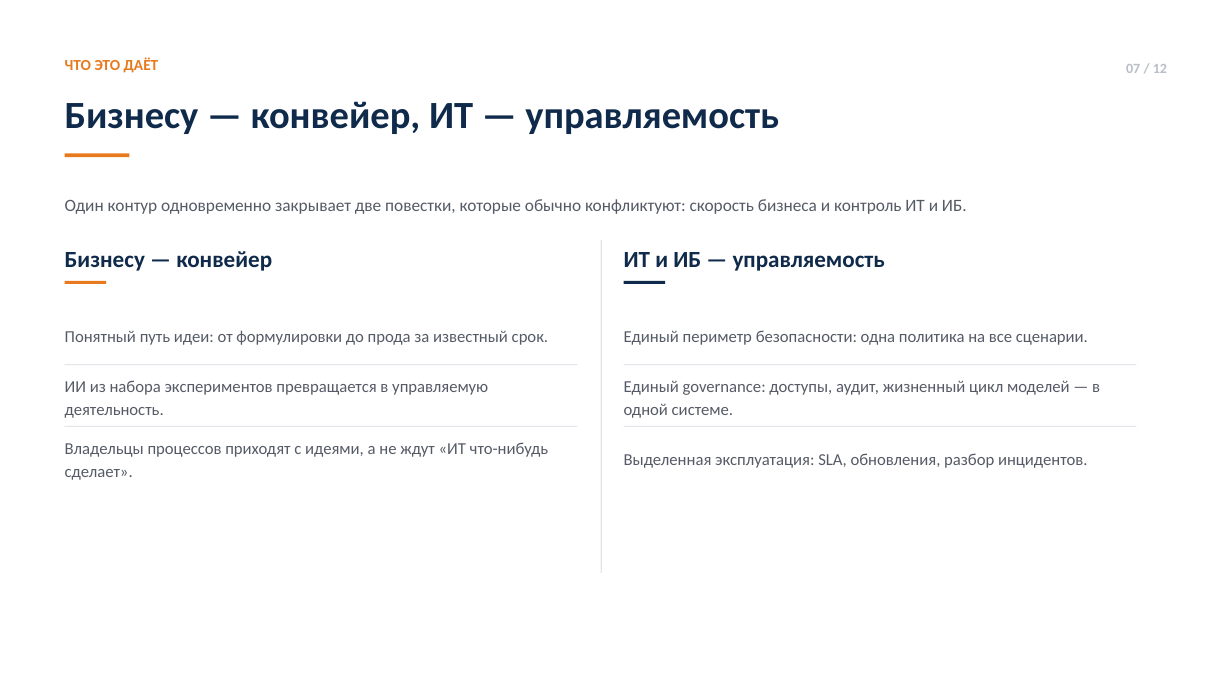
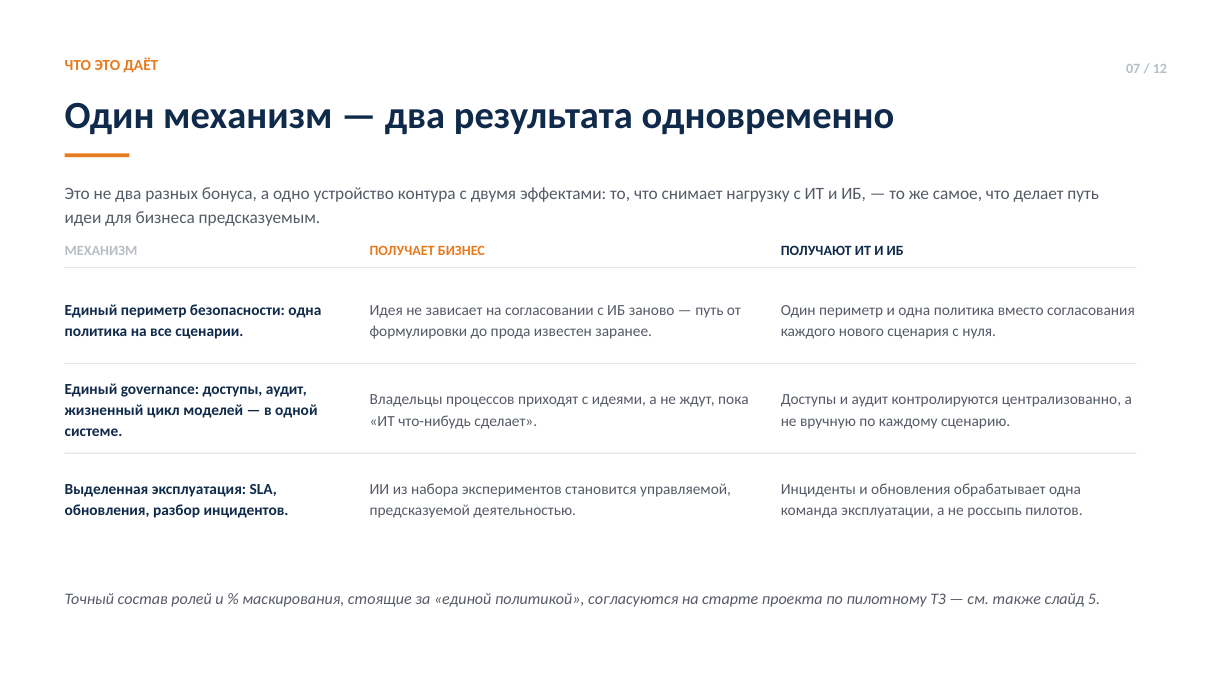
Before and after one commit to vladilslavandrosov-prog/job-RAG, a slide deck: slide 7 of docs/sales-enablement/presentation/korporativny-ai-sloy-prezentatsiya-tza-style.pptx. Drawn at 1232x693 pixels with LibreOffice and Linux fonts; fonts in the diff are those of the drawing. Boxes give left, top, right and bottom in pixels: in the first picture for what was removed or moved away, otherwise in the second. Text is boxed around its words. In the diff, an @@ line names an element or a change of style, - is before the commit and + after.

```diff
--- a/docs/sales-enablement/presentation/korporativny-ai-sloy-prezentatsiya-tza-style.pptx
+++ b/docs/sales-enablement/presentation/korporativny-ai-sloy-prezentatsiya-tza-style.pptx
@@ text at (x1=65, y1=102, x2=895, y2=135): text changed @@
-Бизнесу — конвейер, ИТ — управляемость
+Один механизм — два результата одновременно
@@ text at (x1=65, y1=187, x2=1099, y2=226): text changed @@
-Один контур одновременно закрывает две повестки, которые обычно конфликтуют: скорость бизнеса и контроль ИТ и ИБ.
+Это не два разных бонуса, а одно устройство контура с двумя эффектами: то, что снимает нагрузку с ИТ и ИБ, — то же самое, что делает путь идеи для бизнеса предсказуемым.
@@ rectangle resized from (x1=65, y1=364, x2=578, y2=365) to (x1=65, y1=267, x2=1137, y2=268) @@
@@ text at (x1=65, y1=246, x2=138, y2=255): text changed; size 18 to 11 pt; text colour #0F2A4A to #B8BEC6 @@
-Бизнесу — конвейер
+МЕХАНИЗМ
@@ text added at (x1=370, y1=245, x2=485, y2=255), 11 pt, text #E87A1E, bold @@
+ПОЛУЧАЕТ БИЗНЕС
@@ text at (x1=781, y1=245, x2=904, y2=255): text changed; size 18 to 11 pt @@
-ИТ и ИБ — управляемость
+ПОЛУЧАЮТ ИТ И ИБ
@@ text "Единый периметр безопасности: одна политика ..." moved from (x1=624, y1=330, x2=1088, y2=345) to (x1=65, y1=304, x2=321, y2=339) @@
@@ rectangle removed at (x1=65, y1=281, x2=106, y2=284) @@
@@ rectangle removed at (x1=624, y1=281, x2=665, y2=284) @@
@@ text added at (x1=370, y1=305, x2=741, y2=339), 12 pt, text #555B66 @@
+Идея не зависает на согласовании с ИБ заново — путь от формулировки до прода известен заранее.
@@ text added at (x1=781, y1=305, x2=1135, y2=339), 12 pt, text #555B66 @@
+Один периметр и одна политика вместо согласования каждого нового сценария с нуля.
@@ text removed at (x1=65, y1=330, x2=548, y2=345) @@
-Понятный путь идеи: от формулировки до прода за известный срок.
@@ text "Единый governance: доступы, аудит, жизненный ..." moved from (x1=624, y1=380, x2=1100, y2=418) to (x1=65, y1=383, x2=317, y2=436) @@
@@ rectangle resized from (x1=601, y1=240, x2=602, y2=573) to (x1=65, y1=363, x2=1137, y2=364) @@
@@ text removed at (x1=65, y1=380, x2=488, y2=418) @@
-ИИ из набора экспериментов превращается в управляемую деятельность.
@@ text at (x1=370, y1=394, x2=748, y2=429): text changed; size 13 to 12 pt @@
-Владельцы процессов приходят с идеями, а не ждут «ИТ что-нибудь сделает».
+Владельцы процессов приходят с идеями, а не ждут, пока «ИТ что-нибудь сделает».
@@ text added at (x1=781, y1=394, x2=1132, y2=429), 12 pt, text #555B66 @@
+Доступы и аудит контролируются централизованно, а не вручную по каждому сценарию.
@@ rectangle removed at (x1=65, y1=426, x2=578, y2=427) @@
@@ rectangle removed at (x1=624, y1=426, x2=1137, y2=427) @@
@@ size 13 to 12 pt, text colour #555B66 to #0F2A4A, bold on; line spacing 1.18 to 1.15 in 3 elements at (x1=65, y1=304, x2=321, y2=339), (x1=65, y1=383, x2=317, y2=436), (x1=65, y1=484, x2=289, y2=518) @@
@@ text "Выделенная эксплуатация: SLA, обновления, разбор ..." moved from (x1=624, y1=453, x2=1087, y2=468) to (x1=65, y1=484, x2=289, y2=518) @@
@@ rectangle added at (x1=65, y1=453, x2=1137, y2=454), fill #E2E5E9 @@
@@ text added at (x1=370, y1=483, x2=731, y2=518), 12 pt, text #555B66 @@
+ИИ из набора экспериментов становится управляемой, предсказуемой деятельностью.
@@ text added at (x1=781, y1=483, x2=1082, y2=518), 12 pt, text #555B66 @@
+Инциденты и обновления обрабатывает одна команда эксплуатации, а не россыпь пилотов.
@@ text added at (x1=65, y1=593, x2=1100, y2=607), 12.5 pt, text #555B66, italic @@
+Точный состав ролей и % маскирования, стоящие за «единой политикой», согласуются на старте проекта по пилотному ТЗ — см. также слайд 5.
```
Also in this commit, not shown: 4 other slides changed, 6 other files.
